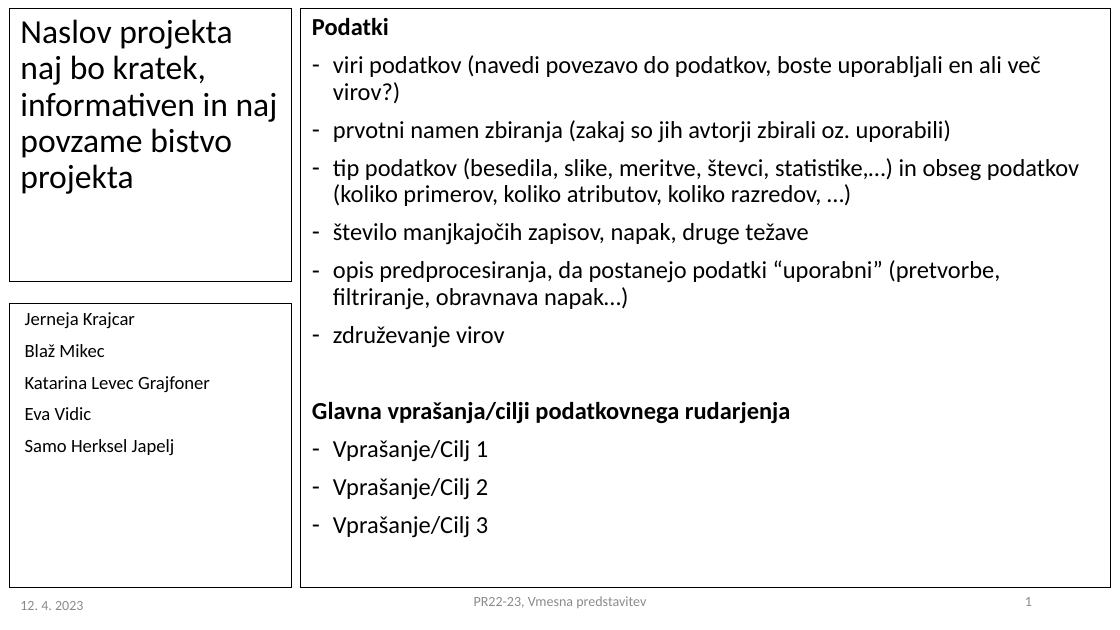
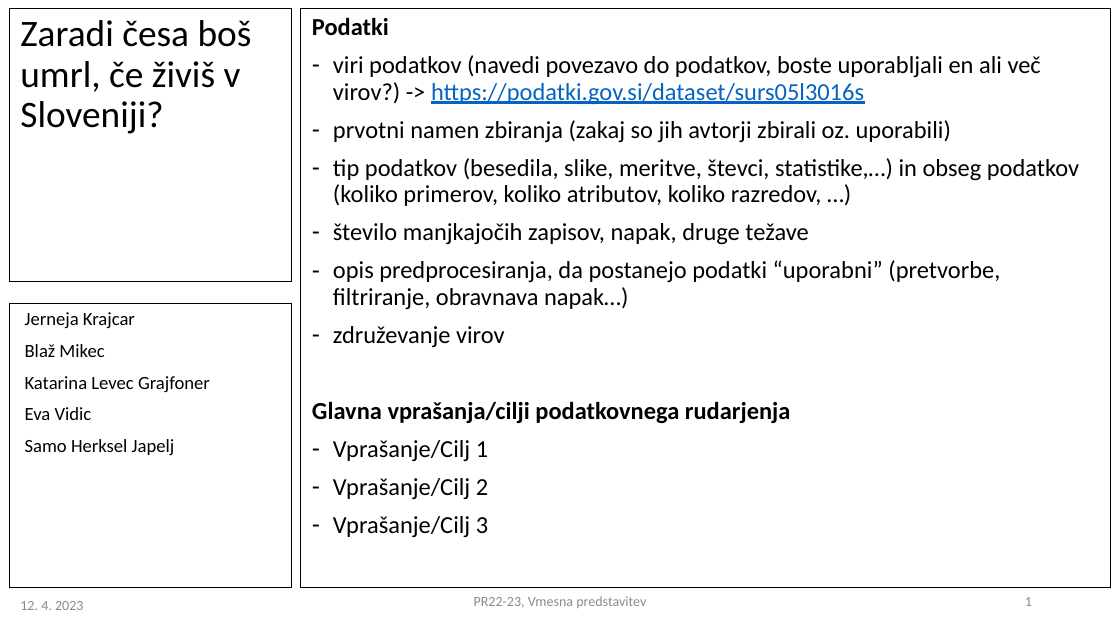
Before and after one commit to smoki599/PR22JKEVBMKLGSHJ, a slide deck: slide 1 of PR2022-23_vmesna_13.pptx. Drawn at 1120x630 pixels with LibreOffice and Linux fonts; fonts in the diff are those of the drawing. Boxes give left, top, right and bottom in pixels: in the first picture for what was removed or moved away, otherwise in the second. Text is boxed around its words. In the diff, an @@ line names an element or a change of style, - is before the commit and + after.

Commit message:
dodan nov graf in naslov projekta

```diff
--- a/PR2022-23_vmesna_13.pptx
+++ b/PR2022-23_vmesna_13.pptx
@@ title at (x1=20, y1=20, x2=252, y2=134): text changed; size 21.6 to 24 pt @@
-Naslov projekta naj bo kratek, informativen in naj povzame bistvo projekta
+Zaradi česa boš umrl, če živiš v Sloveniji?
@@ text at (x1=312, y1=18, x2=791, y2=423): indent changed @@
@@ text at (x1=333, y1=55, x2=1041, y2=105): text changed @@
-– viri podatkov (navedi povezavo do podatkov, boste uporabljali en ali več virov?)
+– viri podatkov (navedi povezavo do podatkov, boste uporabljali en ali več virov?) -> https://podatki.gov.si/dataset/surs05l3016s
```
Also in this commit, not shown: 1 other slide changed, 1 other file.
